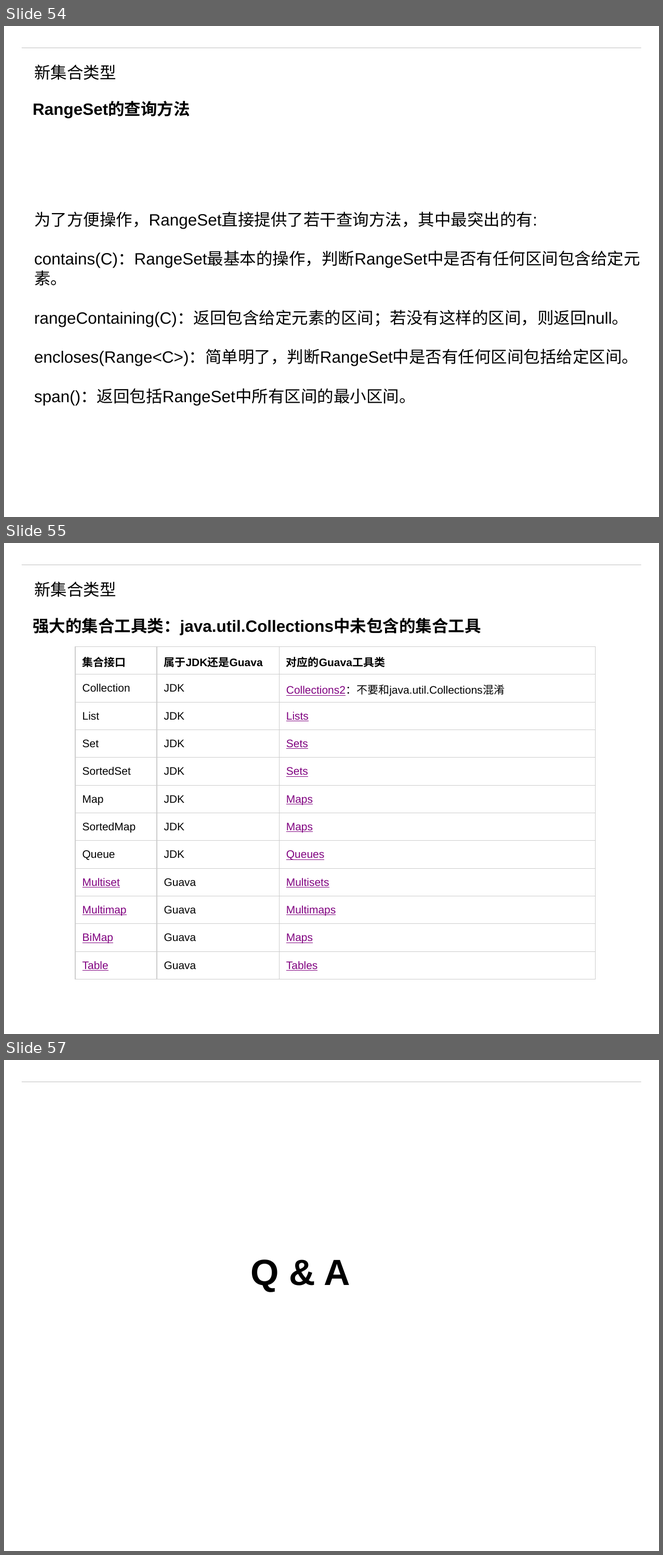
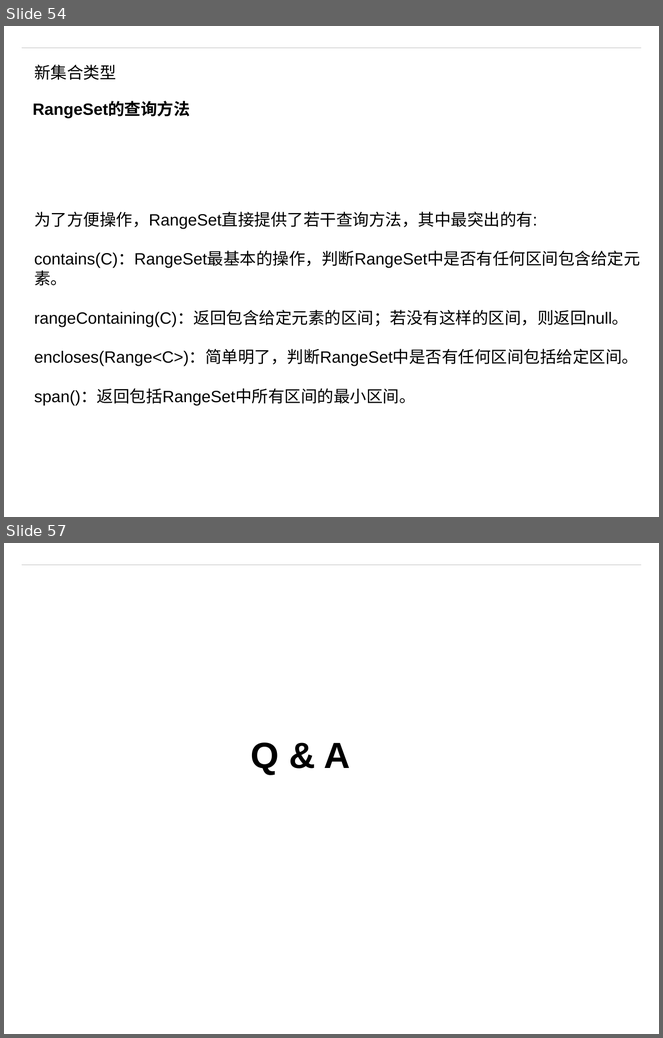
Before and after one commit to matt19870107/Guava, a slide deck: Guava.pptm. Shown one above the other, each under a label of ours: slides 54, 55 and 57 before the commit, slides 54 and 57 after it; the slides between them are not shown. The pictures are 663x1555 and 663x1038 pixels, drawn with LibreOffice and Linux fonts; fonts in the diff are those of the drawing; background and template pictures are left out. Boxes give left, top, right and bottom in pixels: in the first picture for what was removed or moved away, otherwise in the second. Text is boxed around its words. In the diff, an @@ line names an element or a change of style, - is before the commit and + after.

```diff
--- a/Guava.pptm
+++ b/Guava.pptm
@@ slide 55 removed at (x1=4, y1=543, x2=659, y2=1034), background #FFFFFF; not listed: 1 template element that a slide beside it also shows @@
@@ text removed at (x1=34, y1=581, x2=116, y2=597) @@
-新集合类型
@@ text removed at (x1=33, y1=618, x2=481, y2=636) @@
-强大的集合工具类：java.util.Collections中未包含的集合工具
@@ table removed at (x1=75, y1=646, x2=596, y2=979), 12 rows, 3 columns @@
-集合接口 | 属于JDK还是Guava | 对应的Guava工具类
-Collection | JDK | Collections2：不要和java.util.Collections混淆
-List | JDK | Lists
-Set | JDK | Sets
-SortedSet | JDK | Sets
-Map | JDK | Maps
-SortedMap | JDK | Maps
-Queue | JDK | Queues
-Multiset | Guava | Multisets
-Multimap | Guava | Multimaps
-BiMap | Guava | Maps
-Table | Guava | Tables
```
Also in this commit, not shown: 2 slides added, 1 other slide removed, 6 other files.
